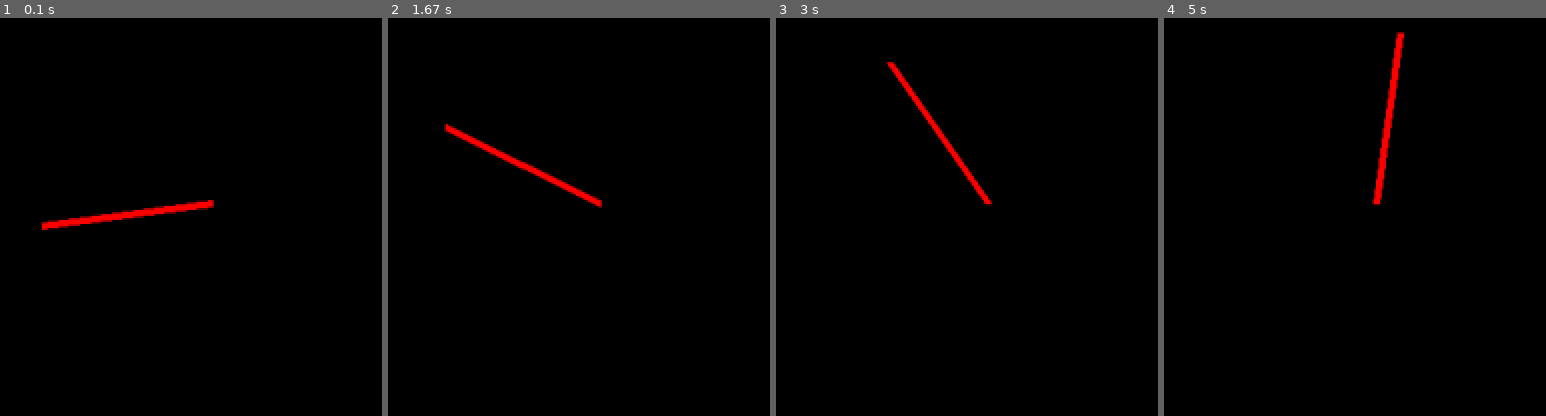
Above: before the commit, frames 1-4 (left to right).
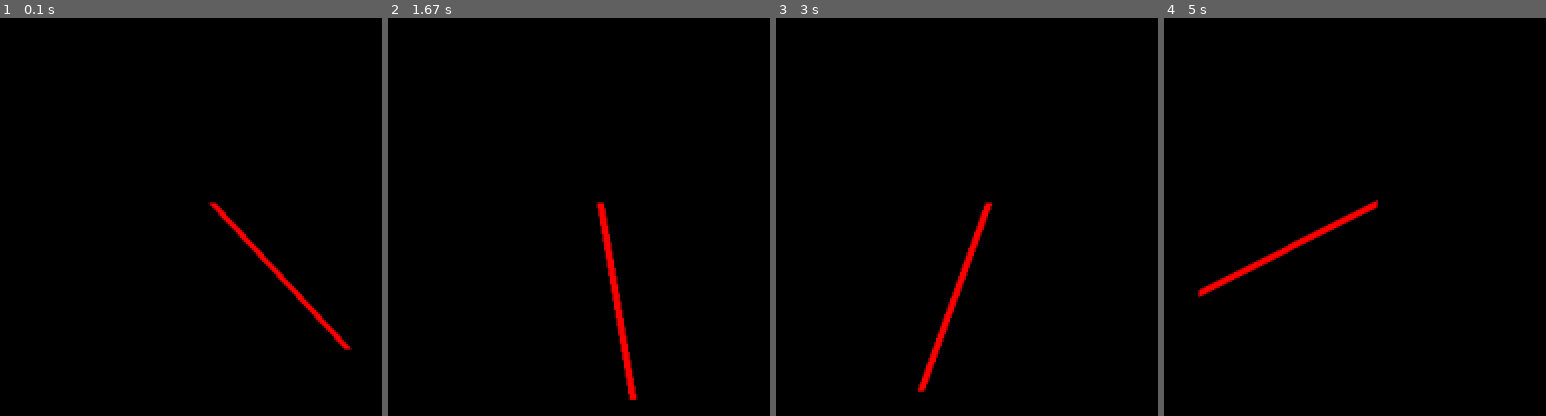
Above: after the commit, the same moments.

Repository: 0dminnimda/magnetic_vector_field
Game: pygame game, started from vector.py
Two runs of this game, one before a commit and one after it. Both use one fixed random seed, a clock stepped at 60 frames per second and the inputs below.
Inputs:
- Up to frame 1 (0.1 s): no input
- Up to frame 2 (1.67 s): no input
- Up to frame 3 (3 s): no input
- Up to frame 4 (5 s): no input

The runs differ from the first frame. In frame 1, 1.9% of the frame differs, in the area x 10-93%, y 45-84%; in frame 2, 2.1%, in the area x 14-66%, y 26-96%; in frame 3, 2.0%; in frame 4, 2.1%.

Commit message:
Update vector.py

Diff:
--- a/vector.py
+++ b/vector.py
@@ -4,11 +4,15 @@
 import pygame
 from pygame.locals import *
 from pygame_draw import pyg_draw
+from time import time as ti
+
+#np.seterr(divide='ignore', invalid='ignore')
 
 class Vector:
     def __init__(self, x, y, x1=0, y1=0):
+        self.pos = np.array([x1, y1], dtype=float)
         self.vec = np.array([x, y], dtype=float)
-        self.pos = np.array([x1, y1], dtype=float)
+        self.__mag = self.mag()
 
     def __str__(self):
         return f"<{self.vec[0]}, {self.vec[1]}>"
@@ -22,28 +26,41 @@
     def __sub__(self, oth):
         return Vector(*self.vec-oth.vec, *self.pos)
 
-    def __mul__(self, oth):
-        return Vector(*self.vec*oth, *self.pos)
+    def __mul__(self, num):
+        return Vector(*self.vec*num, *self.pos)
 
-    def __truediv__(self, oth):
-        return Vector(self.vec/oth, *self.pos)
+    def __truediv__(self, num):
+        return Vector(self.vec/num, *self.pos)
 
     def rotate(self, angle):
-        tr = np.array([[cos(angle), -sin(angle)], [sin(angle), cos(angle)]])
-        self.vec = np.dot(tr, self.vec-self.pos) + self.pos
+        rotation_matrix = [[np.cos(angle), np.sin(angle)], [-np.sin(angle), np.cos(angle)]]
+        self.vec = np.dot(rotation_matrix, self.vec)
+        self.scale(self.__mag)
+
+    def scale(self, num):
+        if self.mag() != 0:
+            self.vec = self.vec*(num/self.mag())
+
+    def mag(self):
+        return lrg.norm(self.vec)
+
+    def mul(self, num):
+        self.vec *= num
+        self.__mag = self.mag()
 
     def draw(self, pd, r=1, col="red"):
-        pd.line(self.pos, self.vec, col, r, blend=0)
+        pd.line(self.pos, self.vec+self.pos, col, r)
 
 
 pd = pyg_draw(0.5)
 w, h = pd.cen()
 clo = pd.clock
 
-a = Vector(2, 2, w, h) * 100
+a = Vector(2, 2, w, h) * 50
+a2 = Vector(2, 2, w, h) * 50
 
-#print(list(a.vec))
-#print(np.dot([[5], [6]], [[2, 3]]))
+m = a.mag()
+m2 = a2.mag()
 
 run = True
 while run:
@@ -53,8 +70,12 @@
         if event.type == KEYDOWN and event.key == K_ESCAPE:
             run = not True
 
+    print(a.mag())
     a.draw(pd, 5)
-    a.rotate(pi*0.001)
+    a.rotate(-pi*0.001)
+    #a.mul(1.0005)
+    #print(a.__dict__)
+    #print(a.mag()-m)
 
     pd.upd()
     pd.fill()
